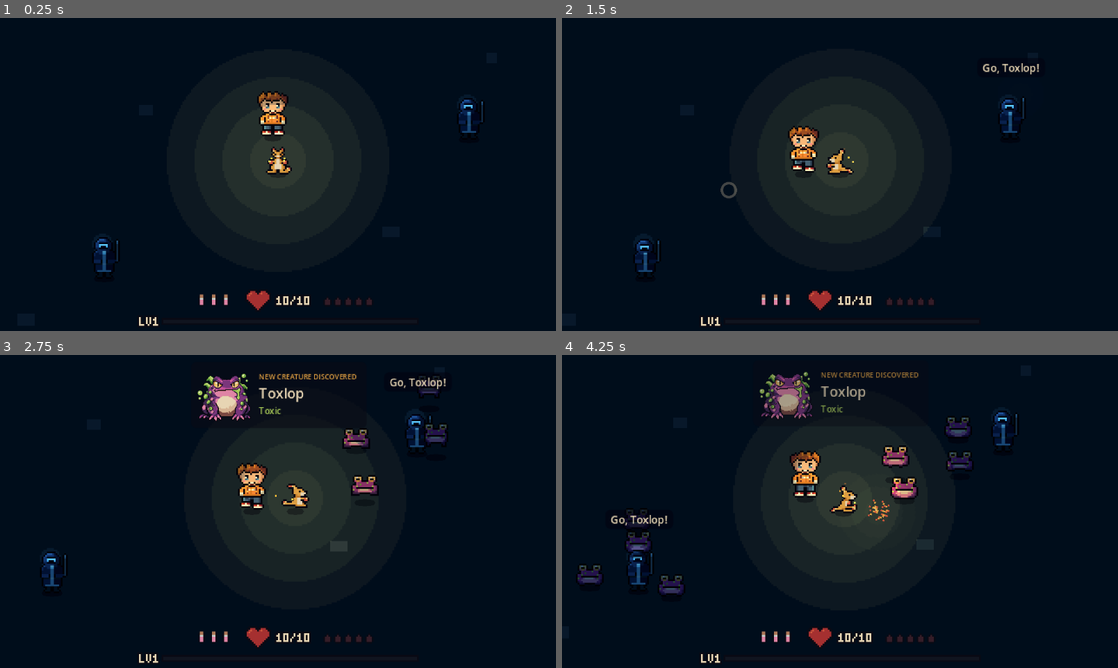
Above: before the commit, frames 1-4 (two rows, left to right).
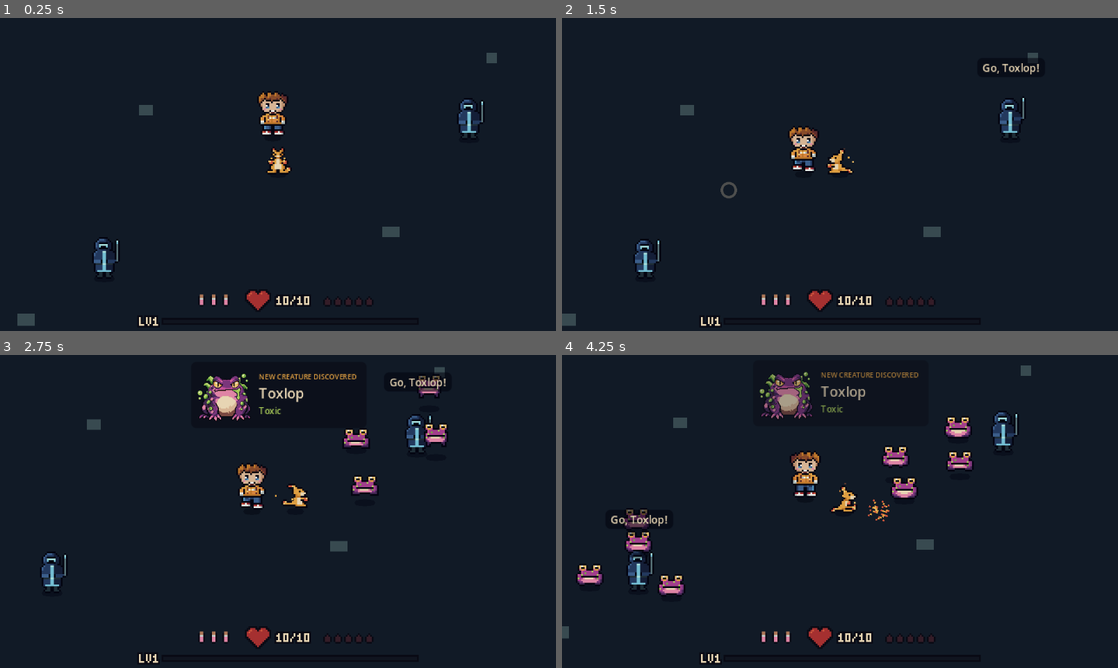
Above: after the commit, the same moments.

Repository: qmkDuran/my-own-art
Game: Godot game, scene res://scenes/main/main.tscn
Two runs of this game, one before a commit and one after it. Both use one fixed random seed, a clock stepped at 60 frames per second and the inputs below.
Inputs (mouse positions are in pixels of both pictures, inside the frame that each line leads up to):
- Up to frame 1 (0.25 s): no input
- Up to frame 2 (1.5 s): move the mouse to (962, 158) at 0.52 s; hold D (move_right) 0.53-1.25 s; hold Right mouse button (attack) 0.53-1.25 s; click (962, 158) at 0.67 s; drag from (728, 190) to (812, 237) at 1.27 s
- Up to frame 3 (2.75 s): move the mouse to (333, 442) at 2.02 s; press the mouse at (333, 442) at 2.03 s; hold D (move_right) from 2.03 s (still down)
- Up to frame 4 (4.25 s): release D (move_right) at 2.75 s; release the mouse at (895, 442) at 2.75 s; drag from (812, 574) to (673, 464) at 2.77 s; move the mouse to (1006, 558) at 3.52 s; hold A (move_left) from 3.53 s (still down); hold Right mouse button (attack) from 3.53 s (still down)

The runs differ from the first frame. In frame 1, 2.3% of the frame differs, in the area x 3-90%, y 11-99%; in frame 2, 2.3%; in frame 3, 2.7%; in frame 4, 4.5%, in the area x 0-85%, y 3-91%.

Commit message:
Remove the night lighting (back to the bright world)
Reverts 6bb4d7d. The dark tint and the banded light rings didn't look good.

Co-Authored-By: Claude Opus 5.5 <noreply@anthropic.com>
Claude-Session: https://claude.ai/code/session_01YABBJVPWvaqtn34m5VQVCp

Diff:
--- a/scenes/creatures/emberoo/emberoo.tscn
+++ b/scenes/creatures/emberoo/emberoo.tscn
@@ -18,8 +18,6 @@
 [ext_resource type="Script" path="res://scripts/components/trainer_aid.gd" id="16_aid"]
 [ext_resource type="Script" path="res://scripts/ui/speech_bubble.gd" id="17_speech"]
 [ext_resource type="Script" path="res://scripts/components/heat.gd" id="18_heat"]
-[ext_resource type="Script" path="res://scripts/effects/pixel_light.gd" id="19_light"]
-[ext_resource type="Material" path="res://scenes/effects/unshaded_material.tres" id="20_unshaded"]
 
 [sub_resource type="CircleShape2D" id="CircleShape2D_body"]
 radius = 5.0
@@ -39,20 +37,10 @@
 polygon = PackedVector2Array(-5, 0, -4, -1.5, 0, -2, 4, -1.5, 5, 0, 4, 1.5, 0, 2, -4, 1.5)
 
 [node name="Sprite" type="AnimatedSprite2D" parent="."]
-material = ExtResource("20_unshaded")
 position = Vector2(0, -8)
 script = ExtResource("2_animator")
 creature_name = "emberoo"
 sprite_sheet_folder = "res://art/emberoo"
-
-[node name="GlimraLight" type="PointLight2D" parent="."]
-position = Vector2(0, -8)
-color = Color(0.870588, 0.619608, 0.254902, 1)
-energy = 1.4
-script = ExtResource("19_light")
-radius = 64
-flicker_strength = 0.05
-flicker_speed = 0.6
 
 [node name="CollisionShape" type="CollisionShape2D" parent="."]
 position = Vector2(0, -4)
--- a/scenes/effects/fire_impact.tscn
+++ b/scenes/effects/fire_impact.tscn
@@ -1,20 +1,9 @@
-[gd_scene load_steps=5 format=3]
+[gd_scene load_steps=3 format=3]
 
 [ext_resource type="Script" path="res://scripts/effects/impact_effect.gd" id="1_effect"]
 [ext_resource type="Texture2D" path="res://art/fx/fx_fire_impact_sheet.png" id="2_sheet"]
-[ext_resource type="Material" path="res://scenes/effects/unshaded_material.tres" id="3_unshaded"]
-[ext_resource type="Script" path="res://scripts/effects/pixel_light.gd" id="4_light"]
 
 [node name="FireImpact" type="AnimatedSprite2D"]
-material = ExtResource("3_unshaded")
 script = ExtResource("1_effect")
 sheet = ExtResource("2_sheet")
 frame_durations = Array[float]([0.05, 0.06, 0.09, 0.14])
-
-[node name="Flash" type="PointLight2D" parent="."]
-color = Color(0.870588, 0.619608, 0.254902, 1)
-energy = 1.2
-script = ExtResource("4_light")
-radius = 22
-band_count = 3
-fade_out_time = 0.25
--- a/scenes/effects/toxic_splat.tscn
+++ b/scenes/effects/toxic_splat.tscn
@@ -1,16 +1,6 @@
-[gd_scene load_steps=3 format=3]
+[gd_scene load_steps=2 format=3]
 
 [ext_resource type="Script" path="res://scripts/effects/toxic_splat.gd" id="1_splat"]
-[ext_resource type="Script" path="res://scripts/effects/pixel_light.gd" id="2_light"]
 
 [node name="ToxicSplat" type="Node2D"]
 script = ExtResource("1_splat")
-
-[node name="Flash" type="PointLight2D" parent="."]
-position = Vector2(0, -3)
-color = Color(0.658824, 0.792157, 0.345098, 1)
-energy = 0.6
-script = ExtResource("2_light")
-radius = 16
-band_count = 3
-fade_out_time = 0.4
--- a/scenes/effects/unshaded_material.tres
+++ /dev/null
@@ -1,4 +0,0 @@
-[gd_resource type="CanvasItemMaterial" format=3]
-
-[resource]
-light_mode = 1
--- a/scenes/enemies/handler/handler.tscn
+++ b/scenes/enemies/handler/handler.tscn
@@ -12,9 +12,6 @@
 
 [ext_resource type="Script" path="res://scripts/components/light_drop.gd" id="10_drop"]
 [ext_resource type="PackedScene" path="res://scenes/pickups/light_mote.tscn" id="11_mote"]
-[ext_resource type="Script" path="res://scripts/effects/pixel_light.gd" id="12_light"]
-[ext_resource type="Material" path="res://scenes/effects/unshaded_material.tres" id="13_unshaded"]
-
 [sub_resource type="CircleShape2D" id="CircleShape2D_body"]
 radius = 5.0
 
@@ -54,25 +51,8 @@
 }
 }
 
-[node name="VisorGlow" type="PointLight2D" parent="."]
-position = Vector2(-1, -20)
-color = Color(0.45098, 0.745098, 0.827451, 1)
-energy = 0.7
-script = ExtResource("12_light")
-radius = 6
-band_count = 2
-
-[node name="RodFlare" type="PointLight2D" parent="."]
-position = Vector2(6, -26)
-color = Color(0.45098, 0.745098, 0.827451, 1)
-energy = 0.0
-script = ExtResource("12_light")
-radius = 20
-band_count = 3
-
 [node name="ChargeParticles" type="Node2D" parent="."]
 z_index = 1
-material = ExtResource("13_unshaded")
 position = Vector2(4, -27)
 script = ExtResource("7_charge")
 
--- a/scenes/main/main.tscn
+++ b/scenes/main/main.tscn
@@ -20,15 +20,12 @@
 [node name="WorldEnvironment" type="WorldEnvironment" parent="."]
 environment = SubResource("Environment_glow")
 
-[node name="NightTint" type="CanvasModulate" parent="."]
-color = Color(0.235294, 0.368627, 0.545098, 1)
-
 [node name="Ground" type="ColorRect" parent="."]
 offset_left = -400.0
 offset_top = -300.0
 offset_right = 400.0
 offset_bottom = 300.0
-color = Color(0.12549, 0.180392, 0.215686, 1)
+color = Color(0.0823529, 0.113725, 0.156863, 1)
 
 [node name="Stones" type="Node2D" parent="."]
 
--- a/scenes/pickups/berry.tscn
+++ b/scenes/pickups/berry.tscn
@@ -1,18 +1,7 @@
-[gd_scene load_steps=3 format=3]
+[gd_scene load_steps=2 format=3]
 
 [ext_resource type="Script" path="res://scripts/pickups/berry.gd" id="1_berry"]
-[ext_resource type="Script" path="res://scripts/effects/pixel_light.gd" id="2_light"]
 
 [node name="Berry" type="Node2D"]
 z_index = 1
 script = ExtResource("1_berry")
-
-[node name="Glow" type="PointLight2D" parent="."]
-position = Vector2(0, -6)
-color = Color(0.854902, 0.52549, 0.243137, 1)
-energy = 0.6
-script = ExtResource("2_light")
-radius = 14
-band_count = 3
-flicker_strength = 0.1
-flicker_speed = 0.8
--- a/scenes/pickups/light_mote.tscn
+++ b/scenes/pickups/light_mote.tscn
@@ -1,17 +1,7 @@
-[gd_scene load_steps=4 format=3]
+[gd_scene load_steps=2 format=3]
 
 [ext_resource type="Script" path="res://scripts/pickups/light_mote.gd" id="1_mote"]
-[ext_resource type="Material" path="res://scenes/effects/unshaded_material.tres" id="2_unshaded"]
-[ext_resource type="Script" path="res://scripts/effects/pixel_light.gd" id="3_light"]
 
 [node name="LightMote" type="Node2D"]
 z_index = 2
-material = ExtResource("2_unshaded")
 script = ExtResource("1_mote")
-
-[node name="Glow" type="PointLight2D" parent="."]
-color = Color(0.909804, 0.756863, 0.439216, 1)
-energy = 0.7
-script = ExtResource("3_light")
-radius = 10
-band_count = 2
--- a/scripts/effects/pixel_light.gd
+++ /dev/null
@@ -1,118 +0,0 @@
-class_name PixelLight
-extends PointLight2D
-## A pixel-art light: a round glow that falls off in a few hard bands instead of a
-## smooth blur, so it sits well next to the sprites.
-##
-## The portal world is dark, and Glimra carry a living light, so most light comes
-## from them. Three ways to use it:
-##   - steady glow: leave fade_out_time at 0 (optionally with a slow flicker)
-##   - one-shot flash on an event: set fade_out_time; it starts at its energy and fades out
-##   - on demand: call flash() from code (e.g. a Warden's rod flaring when he summons),
-##     or fade_out() to put it out
-##
-## Energy is the light's resting brightness; it's read once when the light appears.
-
-## Radius of the glow, in world pixels.
-@export var radius: int = 32
-## Number of hard brightness steps from the centre to the edge.
-@export var band_count: int = 4
-
-@export_group("Flicker")
-## How far the brightness wavers, as a share of its energy (0.05 = ±5%). 0 means steady.
-@export var flicker_strength: float = 0.0
-## Roughly how many wavers per second. Low values feel like a calm flame.
-@export var flicker_speed: float = 1.0
-
-@export_group("One-shot flash")
-## If above zero, the light is a flash: it starts at its energy and fades to dark
-## over this many seconds, then switches off.
-@export var fade_out_time: float = 0.0
-
-## Texture pixels per world pixel. The light is drawn smoothed, so a finer texture keeps
-## the band edges crisp, while each world pixel still gets one flat brightness (pixel steps).
-const TEXELS_PER_PIXEL := 4
-
-## Banded textures are shared by every light with the same radius and band count.
-static var _texture_cache: Dictionary = {}
-
-var _resting_energy: float = 0.0
-## Extra brightness from flash(), fading back to zero.
-var _flash_energy: float = 0.0
-var _flicker_time: float = 0.0
-var _flash_tween: Tween
-
-
-func _ready() -> void:
-	texture = banded_texture(radius, band_count)
-	texture_scale = 1.0 / TEXELS_PER_PIXEL
-	_flicker_time = randf() * 100.0   # so lights placed together don't flicker in sync
-	if fade_out_time > 0.0:
-		var peak := energy
-		_resting_energy = 0.0
-		flash(peak, fade_out_time)
-	else:
-		_resting_energy = energy
-	_update_energy()
-
-
-func _process(delta: float) -> void:
-	_flicker_time += delta * flicker_speed
-	_update_energy()
-
-
-## Brightens the light to peak_energy above its resting energy, then eases back over seconds.
-func flash(peak_energy: float, seconds: float) -> void:
-	if _flash_tween != null:
-		_flash_tween.kill()
-	_flash_energy = peak_energy
-	_flash_tween = create_tween().set_trans(Tween.TRANS_QUAD).set_ease(Tween.EASE_OUT)
-	_flash_tween.tween_property(self, "_flash_energy", 0.0, seconds)
-
-
-## Dims the light to dark over seconds and leaves it off (e.g. when its owner dies).
-func fade_out(seconds: float) -> void:
-	var dimming := create_tween()
-	dimming.tween_property(self, "_resting_energy", 0.0, seconds)
-	dimming.parallel().tween_property(self, "_flash_energy", 0.0, seconds)
-
-
-func _update_energy() -> void:
-	energy = (_resting_energy + _flash_energy) * _flicker_factor()
-	enabled = energy > 0.001
-
-
-## Two slow waves at unrelated speeds, so the flicker never visibly repeats.
-func _flicker_factor() -> float:
-	if flicker_strength <= 0.0:
-		return 1.0
-	var waver := 0.6 * sin(_flicker_time * TAU) + 0.4 * sin(_flicker_time * TAU * 2.37 + 1.3)
-	return 1.0 + flicker_strength * waver
-
-
-## A white disc whose brightness drops in band_count hard steps: full in the middle,
-## then fainter rings out to the edge. Each world pixel is one flat block of
-## TEXELS_PER_PIXEL × TEXELS_PER_PIXEL texels, so the rings have pixel-art stair steps.
-static func banded_texture(disc_radius: int, bands: int) -> ImageTexture:
-	var key := Vector2i(disc_radius, bands)
-	if _texture_cache.has(key):
-		return _texture_cache[key]
-
-	var size := disc_radius * 2
-	var image := Image.create(size * TEXELS_PER_PIXEL, size * TEXELS_PER_PIXEL, false, Image.FORMAT_RGBA8)
-	var centre := Vector2(disc_radius, disc_radius)
-	for y in size:
-		for x in size:
-			var distance := (Vector2(x, y) + Vector2(0.5, 0.5)).distance_to(centre) / disc_radius
-			var block := Rect2i(Vector2i(x, y) * TEXELS_PER_PIXEL, Vector2i.ONE * TEXELS_PER_PIXEL)
-			image.fill_rect(block, Color(1, 1, 1, _band_brightness(distance, bands)))
-	var banded := ImageTexture.create_from_image(image)
-	_texture_cache[key] = banded
-	return banded
-
-
-## 1.0 in the inner band, stepping down evenly to 1/bands in the outer band, 0 outside the disc.
-static func _band_brightness(distance: float, bands: int) -> float:
-	if distance >= 1.0:
-		return 0.0
-	var band := floorf(distance * bands)          # 0 = innermost
-	return (bands - band) / bands
--- a/scripts/effects/shockwave.gd
+++ b/scripts/effects/shockwave.gd
@@ -3,21 +3,14 @@
 ## An expanding ring that fades out, e.g. the Warden's rod shove.
 ##
 ## Spawn it, call play(), and it removes itself when done.
-## Rings are cues (click marker, shove, level up), so they ignore the night darkness.
 
 ## Thickness of the ring, in pixels.
 @export var ring_width: float = 1.5
-
-const UNSHADED := preload("res://scenes/effects/unshaded_material.tres")
 
 var _max_radius: float = 0.0
 var _duration: float = 0.0
 var _color: Color = Color.WHITE
 var _elapsed: float = 0.0
-
-
-func _ready() -> void:
-	material = UNSHADED
 
 
 func play(max_radius: float, duration: float, color: Color) -> void:
--- a/scripts/enemies/handler.gd
+++ b/scripts/enemies/handler.gd
@@ -47,8 +47,6 @@
 @export var max_creatures: int = 5
 ## How far from him new creatures appear, in pixels (min, max).
 @export var summon_radius: Vector2 = Vector2(14, 36)
-## How bright his rod tip flares while he summons.
-@export var rod_flare_energy: float = 1.3
 
 @export_group("Rod shove")
 ## If the player stays this close (pixels), he shoves them away.
@@ -101,8 +99,6 @@
 @onready var sprite: SingleViewAnimator = $Sprite
 @onready var hit_flash: HitFlash = $HitFlash
 @onready var charge_particles: ChargeParticles = $ChargeParticles
-@onready var rod_flare: PixelLight = $RodFlare
-@onready var visor_glow: PixelLight = $VisorGlow
 @onready var speech_bubble: SpeechBubble = $SpeechBubble
 @onready var collision_shape: CollisionShape2D = $CollisionShape
 
@@ -265,7 +261,6 @@
 		_has_called_out = true
 		speech_bubble.say("Go, %s!" % _creature_info["name"])
 	sprite.replay_animation("summon")
-	rod_flare.flash(rod_flare_energy, summon_duration)
 	_enter(State.SUMMONING, summon_duration)
 
 
@@ -344,7 +339,6 @@
 	var fade := create_tween()
 	fade.tween_property(sprite, "modulate:a", 0.0, death_fade_time)
 	fade.tween_callback(queue_free)
-	visor_glow.fade_out(death_fade_time)
 
 
 # --- Helpers --------------------------------------------------------------
--- a/scripts/ui/floating_health_bar.gd
+++ b/scripts/ui/floating_health_bar.gd
@@ -2,8 +2,6 @@
 extends Node2D
 ## A small health bar above an enemy. Hidden until the enemy is first hit,
 ## so a crowd of untouched enemies doesn't clutter the screen.
-##
-## It's UI, not part of the world, so the night darkness and lights never touch it.
 
 @export var health: Health
 ## Width of the bar, in pixels.
@@ -12,11 +10,8 @@
 @export var empty_color: Color = Color(0.255, 0.114, 0.192)
 @export var fill_color: Color = Color(0.812, 0.341, 0.235)
 
-const UNSHADED := preload("res://scenes/effects/unshaded_material.tres")
-
 
 func _ready() -> void:
-	material = UNSHADED
 	visible = false
 	health.damaged.connect(_on_damaged)
 	health.died.connect(hide)
--- a/scripts/ui/speech_bubble.gd
+++ b/scripts/ui/speech_bubble.gd
@@ -2,19 +2,11 @@
 extends Node2D
 ## A short line of speech above a character (e.g. a Warden shouting "Go, Toxlop!").
 ## Fades in, stays for a moment, fades out.
-##
-## It's UI, not part of the world, so the night darkness and lights never touch it.
 
 @export var font_size: int = 6
 @export var text_color: Color = Color(0.906, 0.835, 0.702)
 ## Same see-through dark card as the discovery toast, with no border.
 @export var background: Color = Color(0.035, 0.039, 0.078, 0.6)
-
-const UNSHADED := preload("res://scenes/effects/unshaded_material.tres")
-
-
-func _ready() -> void:
-	material = UNSHADED
 
 
 func say(text: String, seconds: float = 1.4) -> void:
@@ -30,9 +22,7 @@
 	style.content_margin_top = 1
 	style.content_margin_bottom = 1
 	panel.add_theme_stylebox_override("panel", style)
-	panel.use_parent_material = true
 	var label := Label.new()
-	label.use_parent_material = true
 	label.text = text
 	label.add_theme_font_size_override("font_size", font_size)
 	label.add_theme_color_override("font_color", text_color)
Not shown: 1 places in scenes/creatures/emberoo/emberoo.tscn that only renumber resources
Not shown: 1 places in scenes/enemies/handler/handler.tscn that only renumber resources
Not shown, removed: scripts/effects/pixel_light.gd.uid
